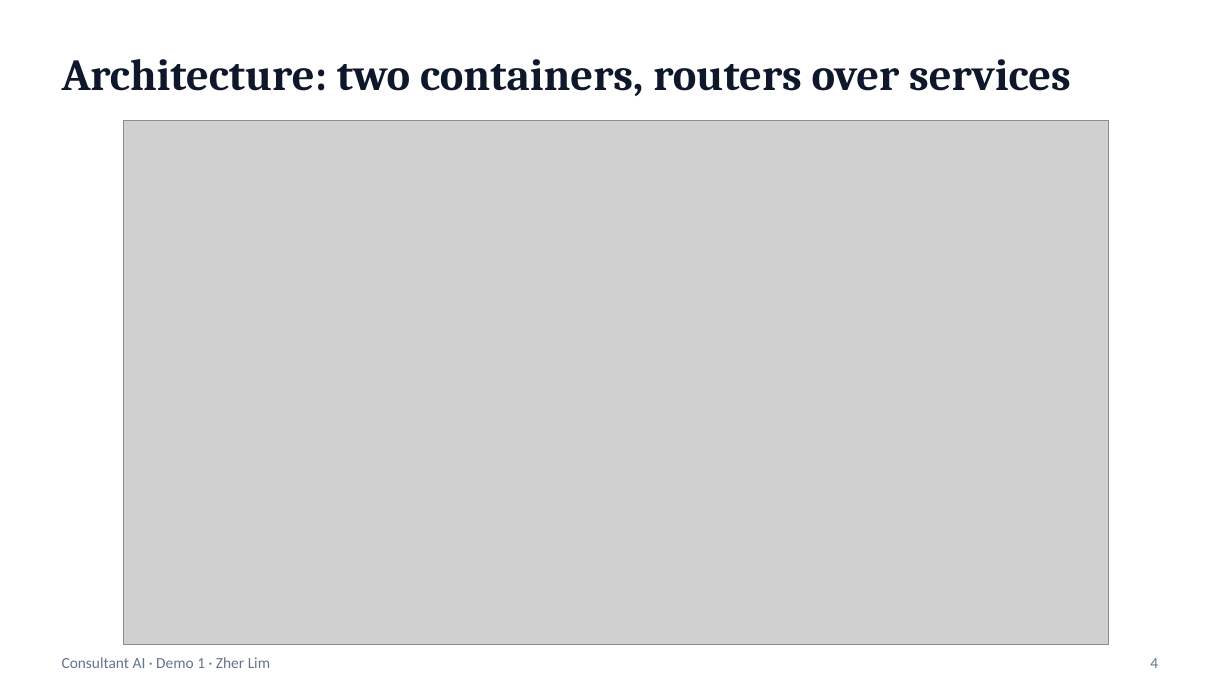
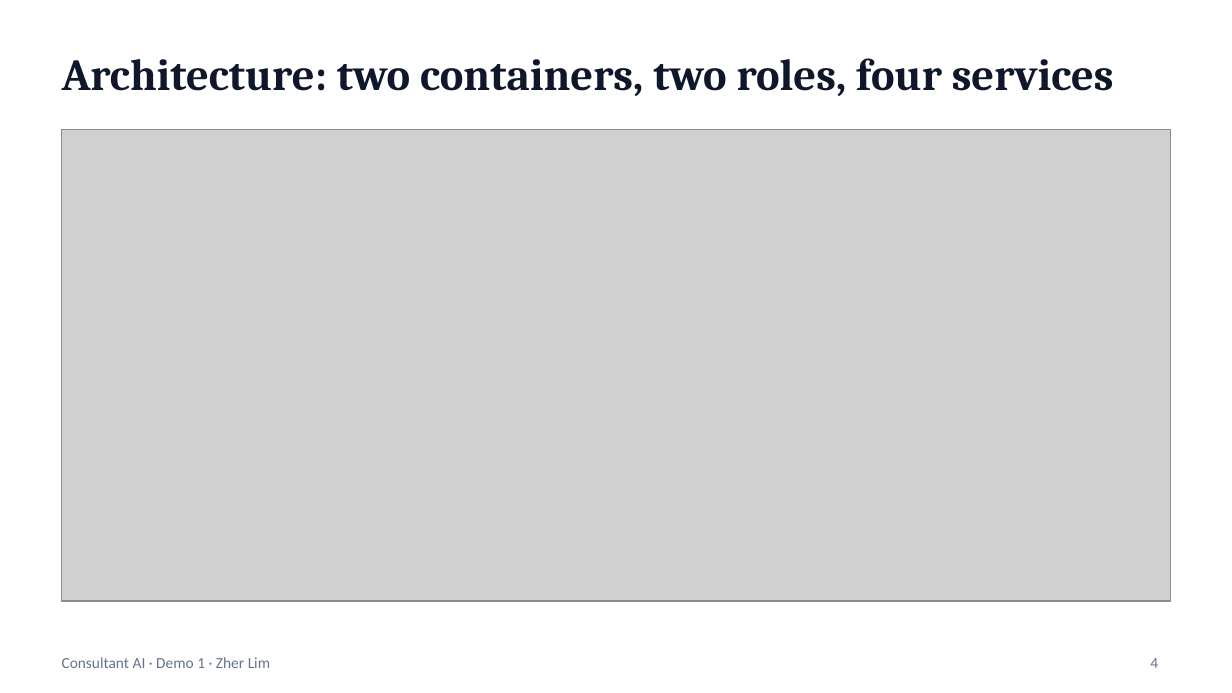
Before and after one commit to zherl25/Consultancy_Project, a slide deck: slide 4 of docs/presentations/Demo1_Consultant_AI.pptx. Drawn at 1232x693 pixels with LibreOffice and Linux fonts; fonts in the diff are those of the drawing; grey boxes stand for pictures. Boxes give left, top, right and bottom in pixels: in the first picture for what was removed or moved away, otherwise in the second. Text is boxed around its words. In the diff, an @@ line names an element or a change of style, - is before the commit and + after.

```diff
--- a/docs/presentations/Demo1_Consultant_AI.pptx
+++ b/docs/presentations/Demo1_Consultant_AI.pptx
@@ title at box(62, 58, 1114, 96): text changed @@
-Architecture: two containers, routers over services
+Architecture: two containers, two roles, four services
@@ picture: place and size @@
-picture at box(123, 121, 1109, 644)
+picture at box(62, 129, 1170, 601)
```
Also in this commit, not shown: 5 other slides changed, 3 slides added, 3 slides removed.
